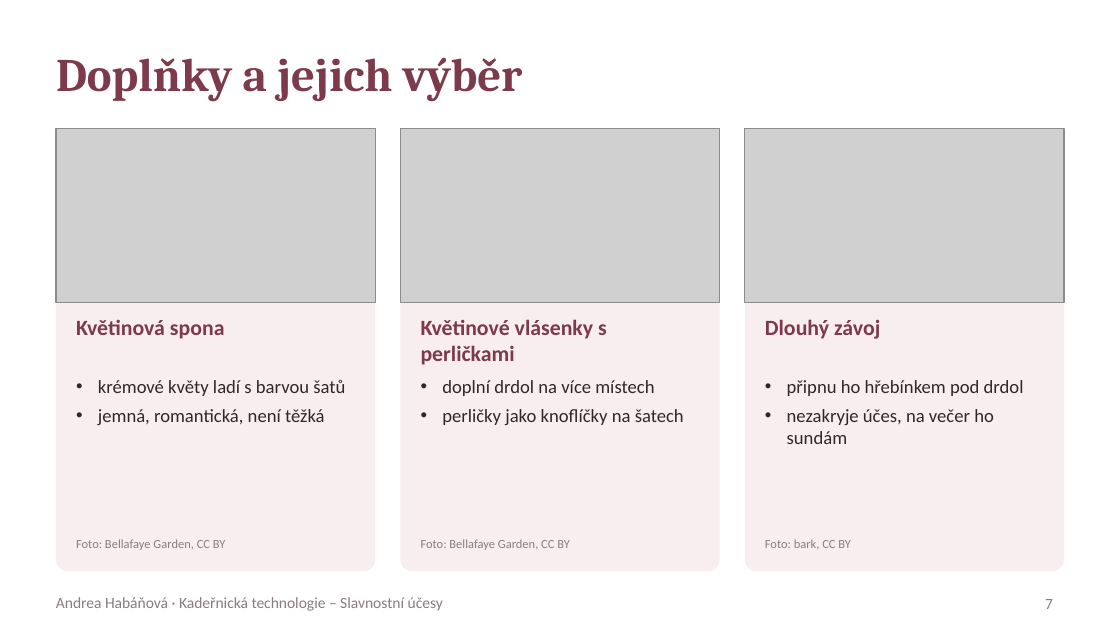
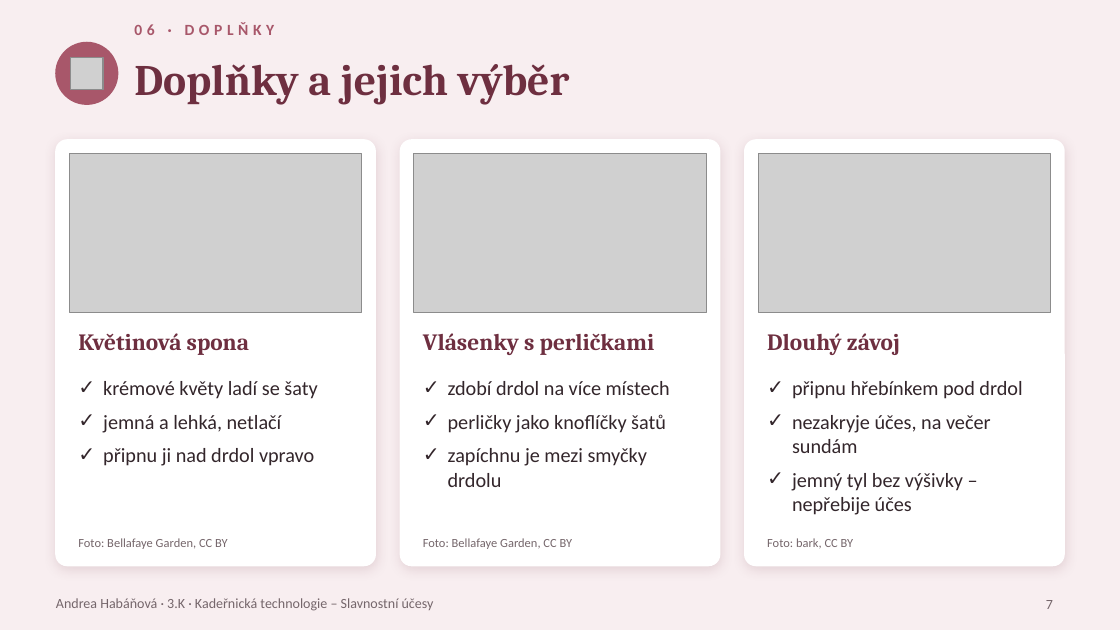
Before and after one commit to tdrzt4grdp-beep/P, a slide deck: slide 7 of svatebni_uces/Svatebni_uces_Habanova.pptx. Drawn at 1120x630 pixels with LibreOffice and Linux fonts; fonts in the diff are those of the drawing; grey boxes stand for pictures. Boxes give left, top, right and bottom in pixels: in the first picture for what was removed or moved away, otherwise in the second. Text is boxed around its words. In the diff, an @@ line names an element or a change of style, - is before the commit and + after.

```diff
--- a/svatebni_uces/Svatebni_uces_Habanova.pptx
+++ b/svatebni_uces/Svatebni_uces_Habanova.pptx
@@ background #FFFFFF to #F8EEF0 @@
@@ text added at <box>134,22,275,35</box>, 10 pt, text #A8576A, bold @@
+06 · DOPLŇKY
@@ ellipse added at <box>56,43,118,104</box>, fill #A8576A, outline #A8576A 1 pt @@
@@ picture added at <box>71,57,103,90</box> @@
@@ title "Doplňky a jejich výběr": place and size @@
-title "Doplňky a jejich výběr" at <box>56,58,523,101</box>
+title "Doplňky a jejich výběr" at <box>134,64,570,105</box>
@@ title "Doplňky a jejich výběr" at <box>134,64,570,105</box>: size 30 to 28 pt, text colour #7C3A4A to #6E2F40 @@
@@ rounded rectangle: place and size @@
-rounded rectangle at <box>56,129,375,571</box>
+rounded rectangle at <box>56,140,375,566</box>
@@ rounded rectangle: place and size @@
-rounded rectangle at <box>401,129,720,571</box>
+rounded rectangle at <box>401,140,720,566</box>
@@ fill #F8EEF0 to #FFFFFF; outline none to #FFFFFF 1 pt; shadow on in 3 elements at <box>56,140,375,566</box>, <box>401,140,720,566</box>, <box>745,140,1064,566</box> @@
@@ rounded rectangle: place and size @@
-rounded rectangle at <box>745,129,1064,571</box>
+rounded rectangle at <box>745,140,1064,566</box>
@@ picture: place and size @@
-picture at <box>56,129,375,302</box>
+picture at <box>69,153,362,312</box>
@@ picture: place and size @@
-picture at <box>401,129,720,302</box>
+picture at <box>413,153,706,312</box>
@@ picture: place and size @@
-picture at <box>745,129,1064,302</box>
+picture at <box>758,153,1051,312</box>
@@ text "Květinová spona": place and size @@
-text "Květinová spona" at <box>76,319,225,339</box>
+text "Květinová spona" at <box>78,333,249,355</box>
@@ text "Květinová spona" at <box>78,333,249,355</box>: size 14 to 15 pt, font Calibri to Cambria, text colour #7C3A4A to #6E2F40 @@
@@ text "Dlouhý závoj" at <box>767,333,900,355</box>: size 14 to 15 pt, font Calibri to Cambria, text colour #7C3A4A to #6E2F40 @@
@@ text "Dlouhý závoj": place and size @@
-text "Dlouhý závoj" at <box>765,319,880,339</box>
+text "Dlouhý závoj" at <box>767,333,900,355</box>
@@ text at <box>423,333,655,355</box>: text changed; size 14 to 15 pt; font Calibri to Cambria; text colour #7C3A4A to #6E2F40 @@
-Květinové vlásenky s perličkami
+Vlásenky s perličkami
@@ text at <box>103,381,317,466</box>: text changed; size 12 to 13 pt @@
-• krémové květy ladí s barvou šatů
-• jemná, romantická, není těžká
+✓ krémové květy ladí se šaty
+✓ jemná a lehká, netlačí
+✓ připnu ji nad drdol vpravo
@@ text at <box>448,381,670,487</box>: text changed; size 12 to 13 pt @@
-• doplní drdol na více místech
-• perličky jako knoflíčky na šatech
+✓ zdobí drdol na více místech
+✓ perličky jako knoflíčky šatů
+✓ zapíchnu je mezi smyčky drdolu
@@ text at <box>792,381,1022,515</box>: text changed; size 12 to 13 pt @@
-• připnu ho hřebínkem pod drdol
-• nezakryje účes, na večer ho sundám
+✓ připnu hřebínkem pod drdol
+✓ nezakryje účes, na večer sundám
+✓ jemný tyl bez výšivky – nepřebije účes
@@ text colour #8A7C80 to #75666B; vertical alignment middle to top in 3 elements at <box>767,538,853,548</box>, <box>78,538,228,549</box>, <box>423,538,573,549</box> @@
@@ text at <box>56,598,434,611</box>: text changed; size 10 to 9 pt; text colour #8A7C80 to #75666B @@
-Andrea Habáňová · Kadeřnická technologie – Slavnostní účesy
+Andrea Habáňová · 3.K · Kadeřnická technologie – Slavnostní účesy
@@ page number at <box>1046,600,1053,609</box>: size 10 to 9 pt, text colour #8A7C80 to #75666B @@
```
Also in this commit, not shown: 8 other slides changed, 5 other files.
